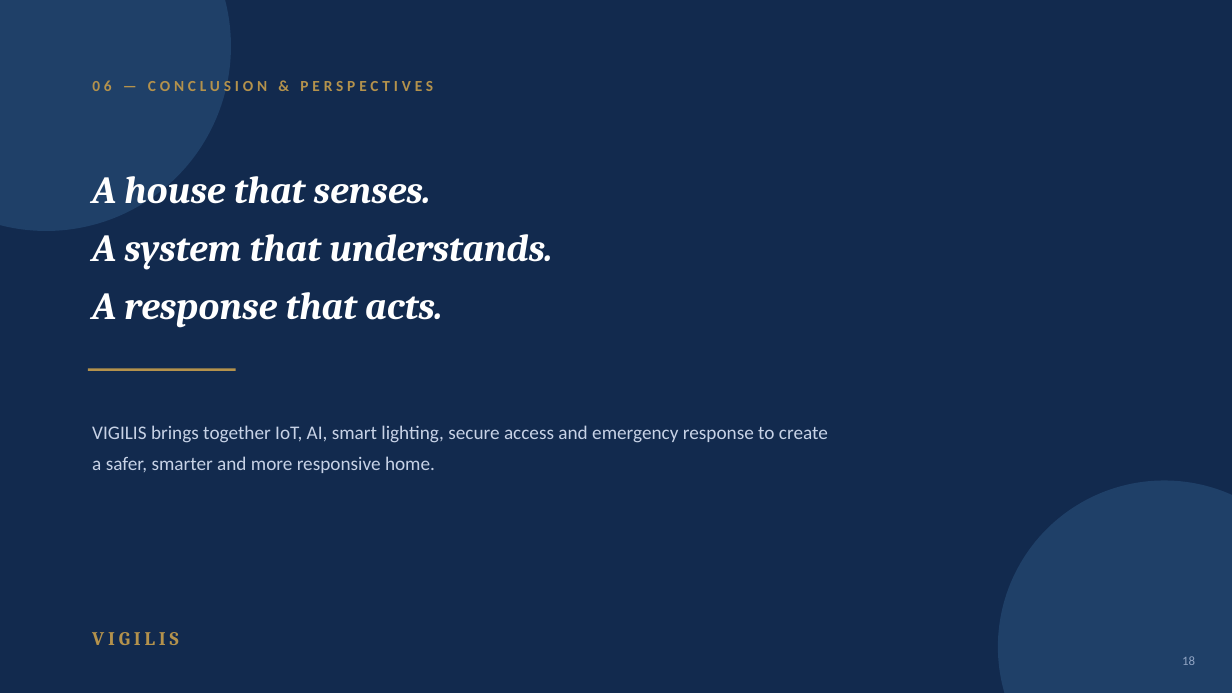
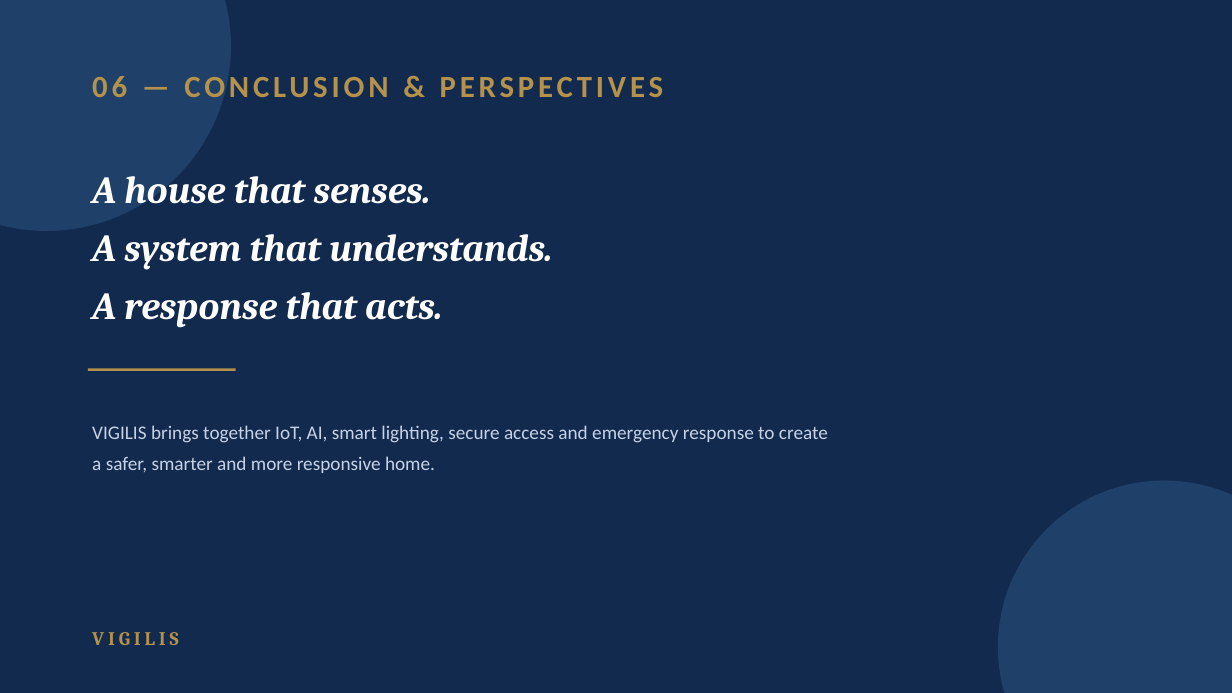
Before and after one commit to yogoariel24-cpu/defense-project, a slide deck: slide 19 of Vigilis powerpoint.pptx (slide 17 before the commit). Drawn at 1232x693 pixels with LibreOffice and Linux fonts; fonts in the diff are those of the drawing. Boxes give left, top, right and bottom in pixels: in the first picture for what was removed or moved away, otherwise in the second. Text is boxed around its words. In the diff, an @@ line names an element or a change of style, - is before the commit and + after.

```diff
--- a/Vigilis powerpoint.pptx
+++ b/Vigilis powerpoint.pptx
@@ text "06 — CONCLUSION & PERSPECTIVES" at box(92, 76, 664, 98): size 12 to 24 pt @@
@@ text removed at box(1182, 656, 1195, 665) @@
-18
```
Also in this commit, not shown: 16 other slides changed, 2 slides added, 13 other files.
